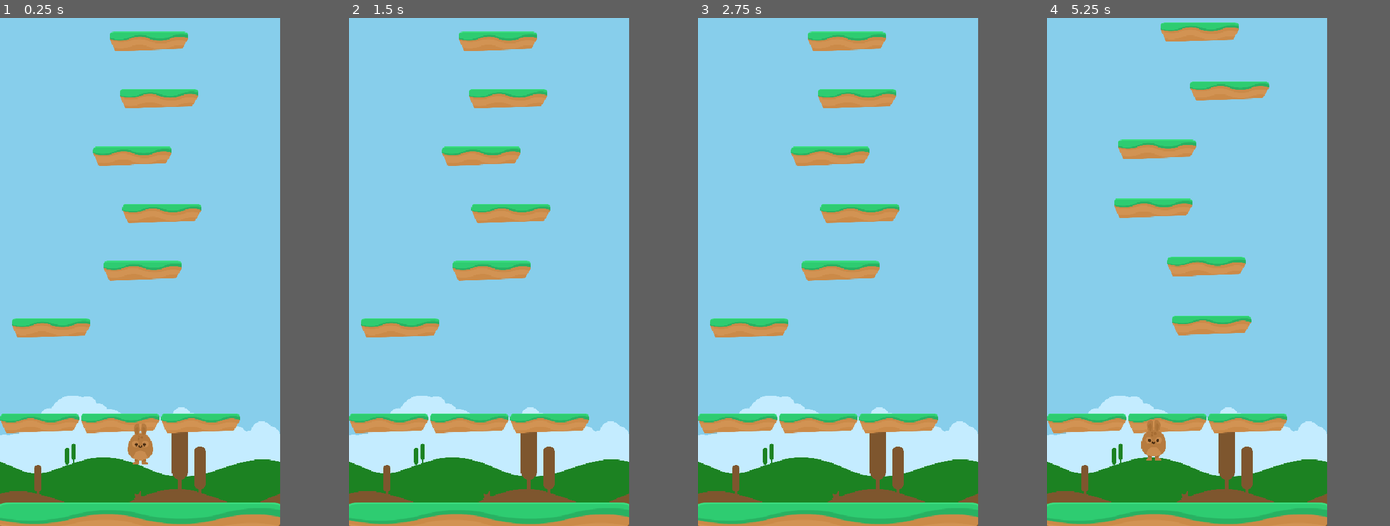
Above: before the commit, frames 1-4 (left to right).
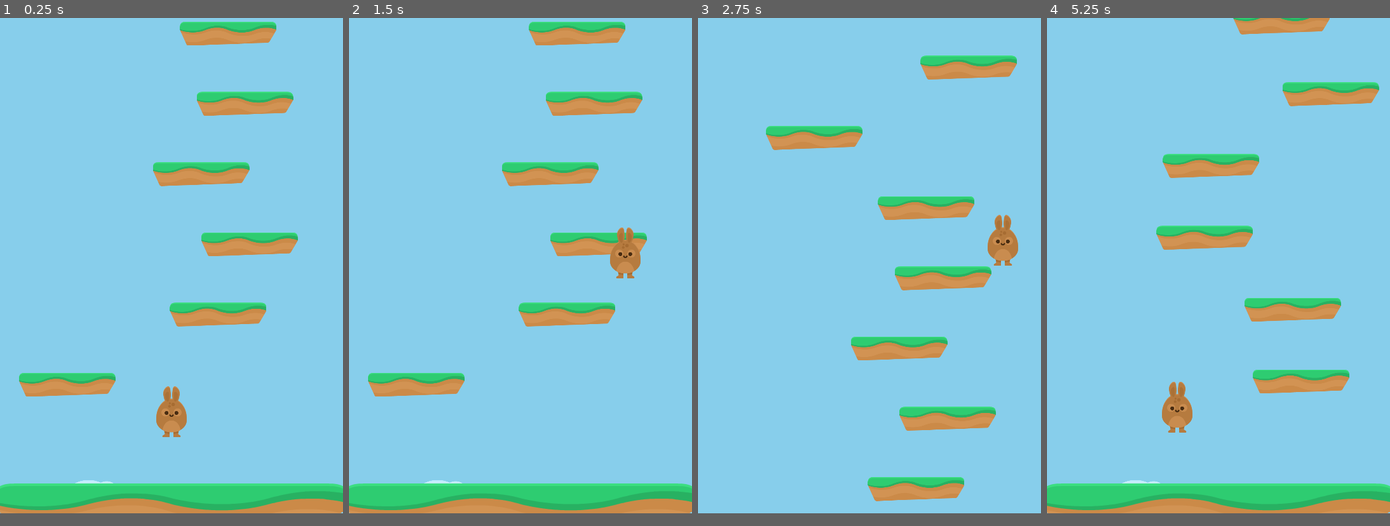
Above: after the commit, the same moments.

Repository: StefanLock/happy-hopper-quest
Game: Godot game, scene res://scenes/game.tscn
Two runs of this game, one before a commit and one after it. Both use one fixed random seed, a clock stepped at 60 frames per second and the inputs below.
Inputs:
- Up to frame 1 (0.25 s): no input
- Up to frame 2 (1.5 s): hold Right (move_right) 0.53-1.28 s; hold Left (move_left) from 1.28 s (still down)
- Up to frame 3 (2.75 s): release Left (move_left) at 2.03 s; hold Right (move_right) from 2.03 s (still down)
- Up to frame 4 (5.25 s): release Right (move_right) at 3.53 s; hold Left (move_left) from 3.53 s (still down); tap Enter at 4.25 s; tap R (reset) at 5 s
In our replay, the window is 441x800 before the commit and 540x780 after it. These sizes can differ from the game's own. Grey fills any space a smaller window leaves; there, only what the larger window draws over its background counts as a difference.

The runs differ from the first frame. In frame 1, 30% of the frame differs, in the area x 0-100%, y 0-100%; in frame 2, 30%; in frame 3, 29%; in frame 4, 30%.

Commit message:
working playable game on my phone

Diff:
--- a/project.godot
+++ b/project.godot
@@ -18,7 +18,7 @@
 [display]
 
 window/size/viewport_width=540
-window/size/viewport_height=980
+window/size/viewport_height=780
 window/stretch/mode="canvas_items"
 window/stretch/aspect="expand"
 window/handheld/orientation=1
